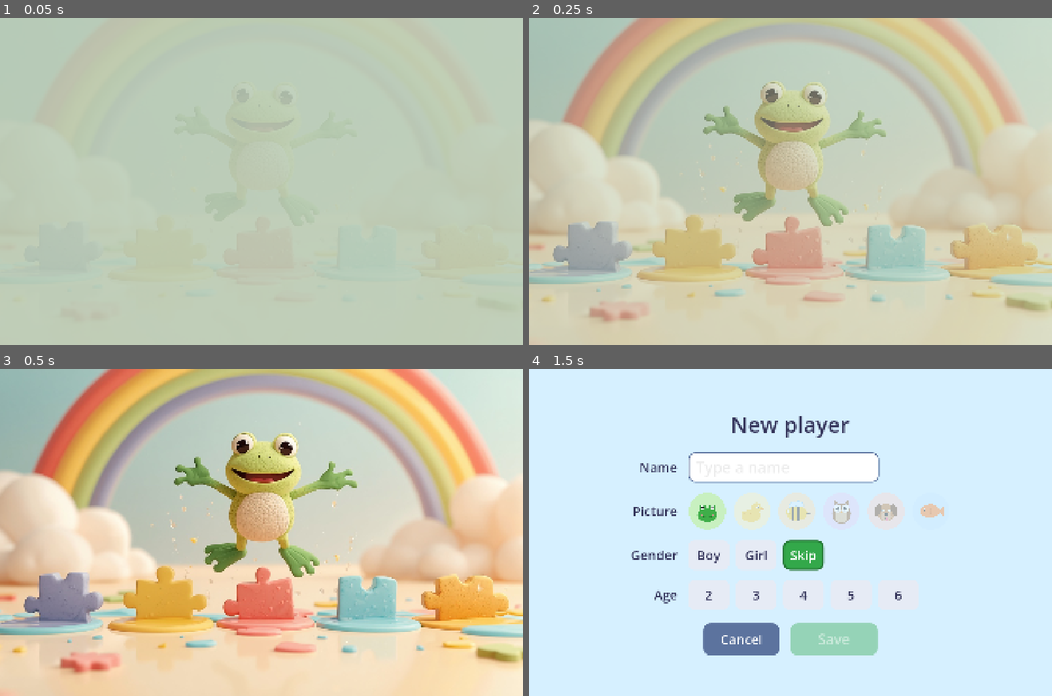
Above: before the commit, frames 1-4 (two rows, left to right).
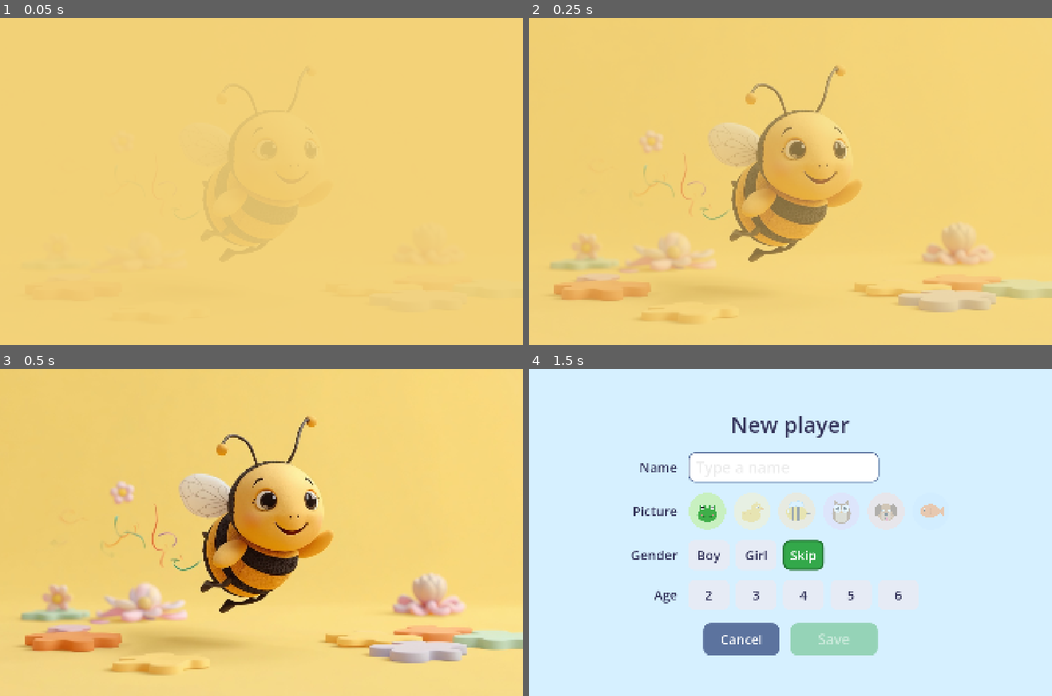
Above: after the commit, the same moments.

Repository: Joshua5689/kidzpuzzleapp
Game: Godot game, scene res://Scenes/UI/Splash.tscn
The game is run twice, just before and just after one commit, with the same random seed, the same clock (stepped at 60 frames per second) and the same inputs.
Inputs (mouse positions are in pixels of both pictures, inside the frame that each line leads up to):
- Up to frame 1 (0.05 s): no input
- Up to frame 2 (0.25 s): no input
- Up to frame 3 (0.5 s): no input
- Up to frame 4 (1.5 s): drag from (790, 532) to (842, 460) at 0.52 s; click (790, 558) at 1.25 s

The runs differ from the first frame. In frame 1, 100% of the frame differs, in the area x 0-100%, y 0-100%; in frame 2, 99%; in frame 3, 96%; in frame 4, nothing differs.

Commit message:
New bee loading screen and bee app icon
- Loading/boot screen uses the flying-bee artwork; title moved to the
  top-left, outlines and background warmed to match the yellow picture
- App icon (legacy + adaptive) from the bee-on-puzzle artwork

Co-Authored-By: Claude Opus 5.5 <noreply@anthropic.com>

Diff:
--- a/Scenes/UI/Splash.tscn
+++ b/Scenes/UI/Splash.tscn
@@ -20,7 +20,7 @@
 grow_horizontal = 2
 grow_vertical = 2
 mouse_filter = 2
-color = Color(0.73, 0.8, 0.72, 1)
+color = Color(0.95, 0.82, 0.47, 1)
 
 [node name="Picture" type="TextureRect" parent="."]
 layout_mode = 1
@@ -35,14 +35,13 @@
 stretch_mode = 6
 
 [node name="TitleLabel" type="Label" parent="."]
-layout_mode = 1
-anchors_preset = 10
-anchor_right = 1.0
-offset_top = 14.0
-offset_bottom = 160.0
-grow_horizontal = 2
+layout_mode = 0
+offset_left = 60.0
+offset_top = 36.0
+offset_right = 880.0
+offset_bottom = 182.0
 theme_override_colors/font_color = Color(1, 1, 1, 1)
-theme_override_colors/font_outline_color = Color(0.2, 0.45, 0.2, 1)
+theme_override_colors/font_outline_color = Color(0.5, 0.3, 0.05, 1)
 theme_override_colors/font_shadow_color = Color(0, 0, 0, 0.25)
 theme_override_constants/outline_size = 28
 theme_override_constants/shadow_offset_y = 8
@@ -62,7 +61,7 @@
 grow_horizontal = 2
 grow_vertical = 0
 theme_override_colors/font_color = Color(1, 1, 1, 1)
-theme_override_colors/font_outline_color = Color(0.2, 0.45, 0.2, 1)
+theme_override_colors/font_outline_color = Color(0.5, 0.3, 0.05, 1)
 theme_override_constants/outline_size = 16
 theme_override_font_sizes/font_size = 50
 text = "Puzzle and Play"
@@ -83,7 +82,7 @@
 grow_horizontal = 0
 grow_vertical = 0
 theme_override_colors/font_color = Color(1, 1, 1, 1)
-theme_override_colors/font_outline_color = Color(0.2, 0.45, 0.2, 1)
+theme_override_colors/font_outline_color = Color(0.5, 0.3, 0.05, 1)
 theme_override_constants/outline_size = 12
 theme_override_font_sizes/font_size = 44
 text = "by Doodle Bees"
@@ -101,7 +100,7 @@
 grow_horizontal = 2
 grow_vertical = 0
 theme_override_colors/font_color = Color(1, 1, 1, 1)
-theme_override_colors/font_outline_color = Color(0.36, 0.45, 0.62, 1)
+theme_override_colors/font_outline_color = Color(0.5, 0.3, 0.05, 1)
 theme_override_constants/outline_size = 16
 theme_override_font_sizes/font_size = 48
 text = "Tap to play!"
--- a/project.godot
+++ b/project.godot
@@ -15,7 +15,7 @@
 config/custom_user_dir_name="DoodleBee"
 run/main_scene="res://Scenes/UI/Splash.tscn"
 config/features=PackedStringArray("4.7", "Mobile")
-boot_splash/bg_color=Color(0.73, 0.8, 0.72, 1)
+boot_splash/bg_color=Color(0.95, 0.82, 0.47, 1)
 boot_splash/stretch_mode=4
 boot_splash/image="res://Assets/Images/UI/BootSplash.png"
 config/icon="res://Assets/Icon/Icon512.png"
Binary file changed: Assets/Icon/AdaptiveBackground432.png
Binary file changed: Assets/Icon/AdaptiveForeground432.png
Binary file changed: Assets/Icon/Icon192.png
Binary file changed: Assets/Icon/Icon512.png
Binary file changed: Assets/Icon/IconSource.png
Binary file changed: Assets/Images/UI/BootSplash.png
Binary file changed: Assets/Images/UI/Splash.jpg
